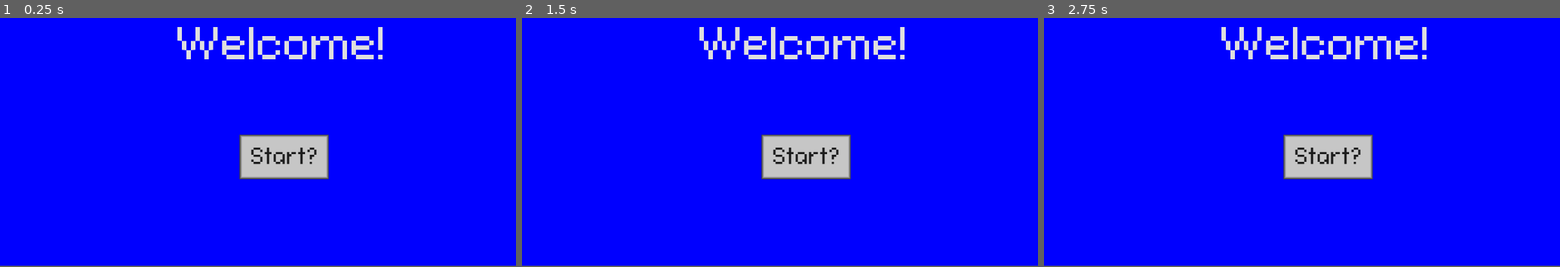
Above: before the commit, frames 1-3 (left to right).
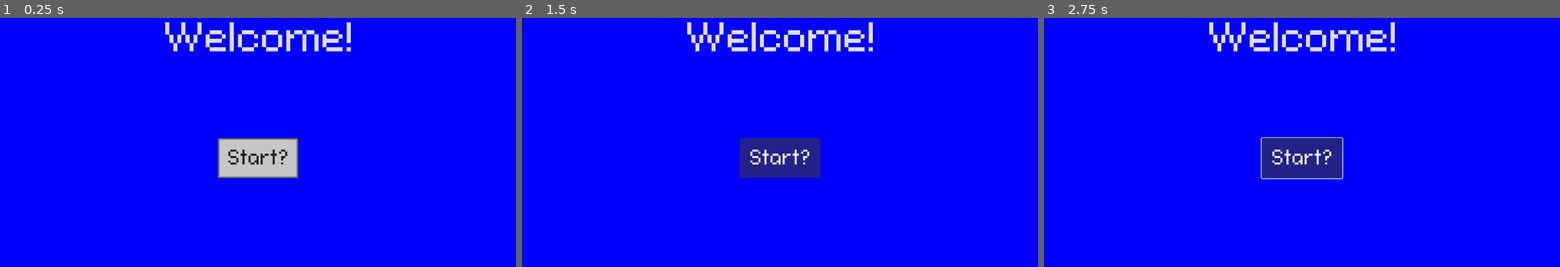
Above: after the commit, the same moments.

Repository: CISC204-S26/final-project-team-1
Game: Godot game, scene res://Scenes/desktop_scene.tscn
The game is run twice, just before and just after one commit, with the same random seed, the same clock (stepped at 60 frames per second) and the same inputs. The project has no main scene, so this scene is started directly.
Inputs:
- Up to frame 1 (0.25 s): no input
- Up to frame 2 (1.5 s): click "Start?" at 0.5 s; click "Start?" at 1.25 s
- Up to frame 3 (2.75 s): tap Enter at 2 s; hold Right (moveRight) from 2.03 s (still down); tap J (camera_left) at 2.1 s
In our replay, the window is 800x448 before the commit and 800x450 after it. These sizes can differ from the game's own. Grey fills any space a smaller window leaves; there, only what the larger window draws over its background counts as a difference.

The runs differ from the first frame. In frame 1, 5.2% of the frame differs, in the area x 32-75%, y 1-65%; in frame 2, 6.3%; in frame 3, 6.3%.

Commit message:
futzing around more

Diff:
--- a/final_project_all_together_now/Scenes/desktop_scene.tscn
+++ b/final_project_all_together_now/Scenes/desktop_scene.tscn
@@ -13,11 +13,29 @@
 border_color = Color(0.2051175, 0.20511743, 0.20511737, 1)
 border_blend = true
 
+[sub_resource type="StyleBoxFlat" id="StyleBoxFlat_s4js6"]
+content_margin_left = 10.0
+content_margin_top = 7.0
+content_margin_right = 5.0
+content_margin_bottom = 5.0
+bg_color = Color(0.7764706, 0.7764706, 0.7764706, 1)
+border_width_left = 2
+border_width_top = 2
+border_width_right = 2
+border_width_bottom = 2
+border_color = Color(0.20392157, 0.20392157, 0.20392157, 1)
+
 [node name="Desktop scene" type="Node" unique_id=1802975934]
 
 [node name="BlueStartupScreen" type="TextureRect" parent="." unique_id=1123880983]
 offset_right = 1280.0
 offset_bottom = 720.0
+
+[node name="ColorRect" type="ColorRect" parent="BlueStartupScreen" unique_id=1678930020]
+layout_mode = 0
+offset_right = 1280.0
+offset_bottom = 720.0
+color = Color(0, 0, 1, 1)
 
 [node name="TextEdit" type="TextEdit" parent="BlueStartupScreen" unique_id=1507141689]
 z_index = 10
@@ -27,9 +45,9 @@
 anchor_top = 0.5
 anchor_right = 0.5
 anchor_bottom = 0.5
-offset_left = -247.0
+offset_left = -235.0
 offset_top = -260.0
-offset_right = 247.0
+offset_right = 259.0
 offset_bottom = -147.0
 grow_horizontal = 2
 grow_vertical = 2
@@ -41,15 +59,17 @@
 [node name="Button" type="Button" parent="BlueStartupScreen" unique_id=709429859]
 top_level = true
 z_index = 3
+custom_minimum_size = Vector2(200, 100)
 layout_mode = 1
-anchors_preset = -1
-anchor_left = 0.46400002
-anchor_top = 0.546
-anchor_right = 0.637
-anchor_bottom = 0.70100003
-offset_top = 0.19198608
-offset_right = 0.17596436
-offset_bottom = -0.24801636
+anchors_preset = 8
+anchor_left = 0.5
+anchor_top = 0.5
+anchor_right = 0.5
+anchor_bottom = 0.5
+offset_left = -100.0
+offset_top = 40.0
+offset_right = 100.0
+offset_bottom = 140.0
 grow_horizontal = 2
 grow_vertical = 2
 theme_override_colors/font_color = Color(0.111196615, 0.11119693, 0.11119672, 1)
@@ -60,7 +80,25 @@
 text = "Start?"
 icon_alignment = 1
 
-[node name="Wallpaper" type="ColorRect" parent="." unique_id=83889957]
-offset_right = 1280.0
-offset_bottom = 720.0
-color = Color(0, 0, 1, 1)
+[node name="Password" type="TextEdit" parent="BlueStartupScreen" unique_id=62030945]
+visible = false
+z_index = 1
+custom_minimum_size = Vector2(300, 50)
+layout_mode = 1
+anchors_preset = 8
+anchor_left = 0.5
+anchor_top = 0.5
+anchor_right = 0.5
+anchor_bottom = 0.5
+offset_left = -150.0
+offset_top = -25.0
+offset_right = 150.0
+offset_bottom = 25.0
+grow_horizontal = 2
+grow_vertical = 2
+theme_override_colors/font_color = Color(0, 0, 0, 1)
+theme_override_colors/font_placeholder_color = Color(0, 0, 0, 0.7294118)
+theme_override_fonts/font = ExtResource("1_dbpbn")
+theme_override_font_sizes/font_size = 30
+theme_override_styles/normal = SubResource("StyleBoxFlat_s4js6")
+placeholder_text = "Enter Password"
--- a/final_project_all_together_now/project.godot
+++ b/final_project_all_together_now/project.godot
@@ -17,7 +17,8 @@
 
 [display]
 
-window/size/viewport_width=1157
+window/size/viewport_width=1280
+window/size/viewport_height=720
 
 [filesystem]
 
